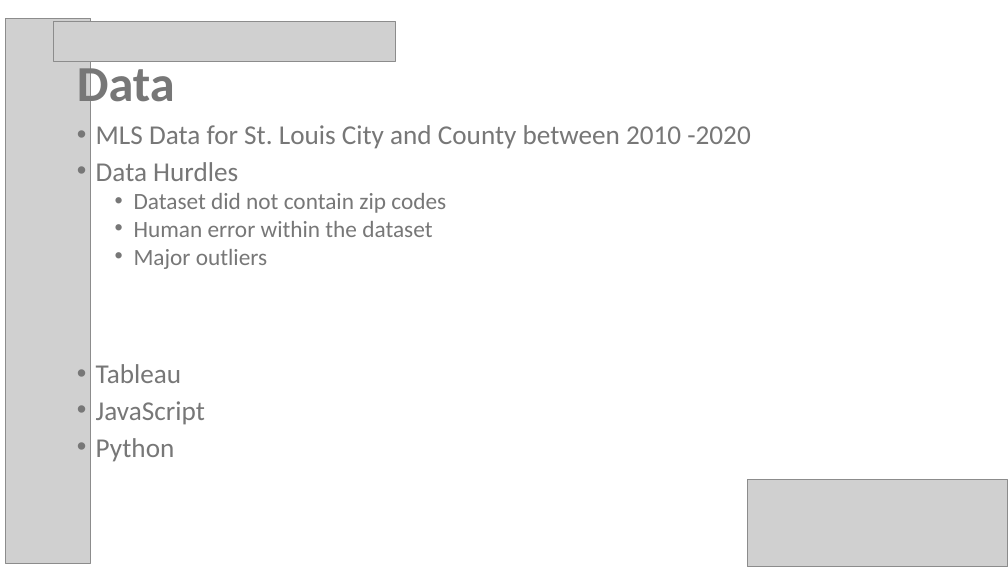
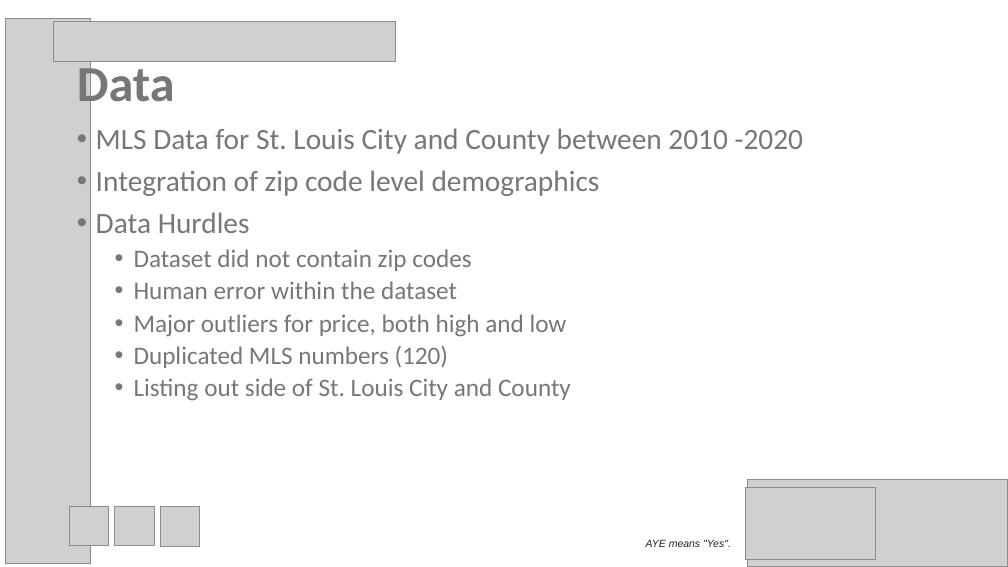
Before and after one commit to psychicesp/AI-AI, a slide deck: slide 5 of Project3_Presentation.pptx. Drawn at 1008x567 pixels with LibreOffice and Linux fonts; fonts in the diff are those of the drawing; grey boxes stand for pictures. Boxes give left, top, right and bottom in pixels: in the first picture for what was removed or moved away, otherwise in the second. Text is boxed around its words. In the diff, an @@ line names an element or a change of style, - is before the commit and + after.

```diff
--- a/Project3_Presentation.pptx
+++ b/Project3_Presentation.pptx
@@ text at box(96, 128, 804, 299): size 25.9 to 28 pt in "MLS Data for St. Louis City and ...", "Data Hurdles"; size 22.2 to 24 pt in "Dataset did not contain zip codes", "Human error within the dataset"; line spacing 0.8 to 0.9 @@
@@ text at box(96, 170, 600, 196): paragraph added @@
+• Integration of zip code level demographics
@@ text at box(134, 314, 571, 401): text changed; size 25.9 to 24 pt @@
-  • Major outliers
-• Tableau
-• JavaScript
-• Python
+  • Major outliers for price, both high and low
+  • Duplicated MLS numbers (120)
+  • Listing out side of St. Louis City and County
@@ picture added at box(70, 506, 109, 545) @@
@@ picture added at box(115, 506, 154, 545) @@
@@ picture added at box(160, 507, 200, 546) @@
@@ picture added at box(746, 487, 876, 560) @@
@@ text added at box(646, 539, 731, 547), 10 pt, text #202124, italic @@
+AYE means "Yes".
```
Also in this commit, not shown: 4 other slides changed, 5 slides added, 2 other files.
